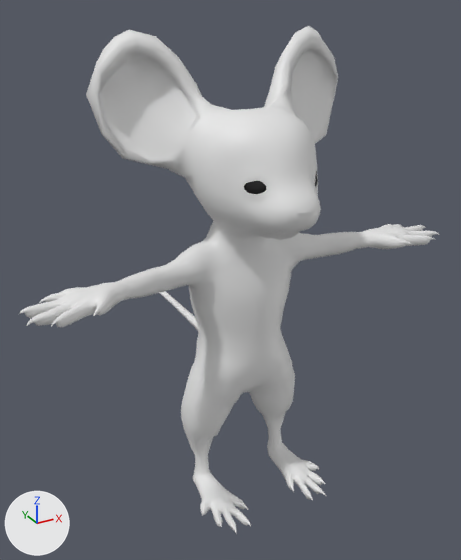
The FBX model Mouse/Humanoid mouse.fbx, before and after one commit.
Camera for both pictures: a camera (50 mm lens) standing at (-0.479, -0.52, 0.792) and looking at (0.025, 0.396, 0.334). Lighting does not change. The marker at lower left points along +X, +Y and +Z. Where no turn or scale is listed for an object, it has been applied to the vertices.

Objects in the first picture: 'Mouse'.
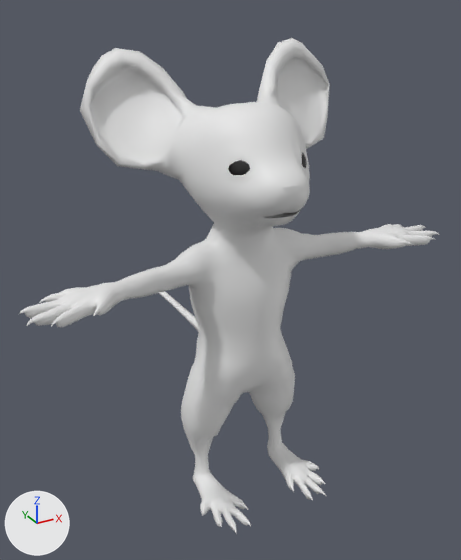
The newer file is also turned or shifted as a whole; pictures and numbers use the older file's frame.

Diff of the bpy script that builds the scene:
```diff
--- a/Mouse/Humanoid mouse.fbx.py
+++ b/Mouse/Humanoid mouse.fbx.py
@@ me_mouse_003 @@
 # used by ob_mouse; location = (-0.007, 0.26, 0.299)
-me_mouse_003.from_pydata(...)  # 4963 vertices, 4981 faces; spans x -0.355..0.355, y -0.128..0.478, z -0.299..0.457
+me_mouse_003.from_pydata(...)  # 4963 vertices, 4981 faces; spans x -0.355..0.355, y -0.114..0.478, z -0.299..0.437
+# me_mouse_003 part 1: the loose piece of 242 vertices spanning x 0.002..0.059, y -0.087..-0.03, z 0.234..0.29 is multiplied about its middle by the matrix ((0.986, 0.08, -0.006), (-0.076, 0.963, 0.211), (0.023, -0.21, 0.966)), then moved by (-0.008, 0.016, 0.017)
+# me_mouse_003 part 2: the loose piece of 242 vertices spanning x -0.059..-0.002, y -0.086..-0.03, z 0.238..0.294 is multiplied about its middle by the matrix ((0.986, 0.086, 0.001), (-0.084, 0.964, 0.208), (0.017, -0.208, 0.968)), then moved by (-0.007, 0.021, 0.016)
+# me_mouse_003 part 3: 802 of 4963 vertices moved; they spanned x -0.211..0.211, y -0.128..0.126, z 0.12..0.457 and now span x -0.204..0.216, y -0.114..0.192, z 0.119..0.437; mean shift (-0.004, 0.02, 0.007); largest move (-0.146, 0.094, 0.457) -> (-0.141, 0.172, 0.429)
 me_mouse_003.materials.append(mat_material_002)
```

Changed parts and their boxes (x1, y1, x2, y2) in the pictures (461 x 560 px; the box of a moved part takes in the faces that stretch with it):
'Mouse', reshaped
    before: (19, 26, 439, 534)
    after: (19, 38, 439, 534)
part 1 of me_mouse_003, moved or reshaped
    before: (315, 175, 317, 187)
    after: (302, 154, 306, 168)
part 2 of me_mouse_003, moved or reshaped
    before: (244, 181, 266, 194)
    after: (228, 160, 250, 175)
part 3 of me_mouse_003, moved or reshaped
    before: (86, 26, 338, 261)
    after: (80, 38, 330, 261)
